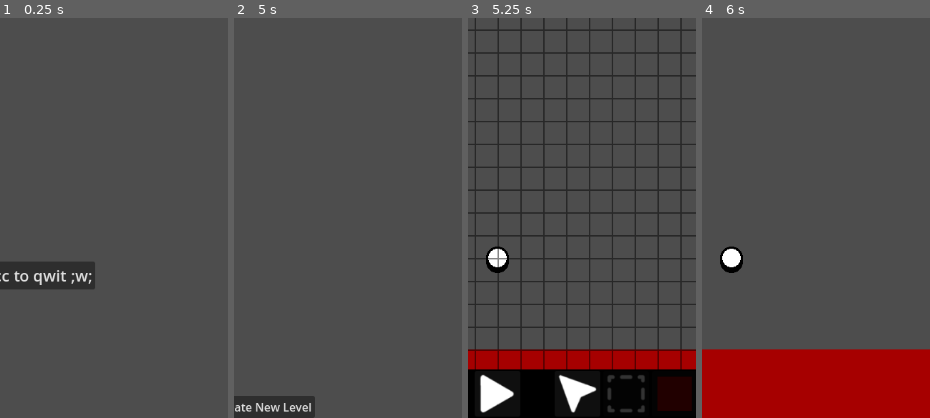
Above: before the commit, frames 1-4 (left to right).
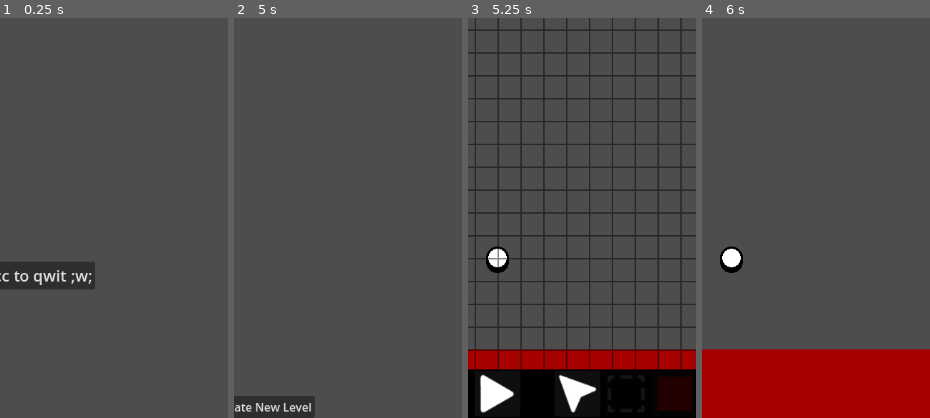
Above: after the commit, the same moments.

Repository: SelfMadeSystem/UniGolf
Game: Godot game, scene res://scenes/MainMenu.tscn
Same seed, same stepped clock (60 frames per second), same inputs: the game is played once before the commit and once after it.
Inputs (mouse positions are % of the whole screen's width and height, from its top left):
- Up to frame 1 (0.25 s): no input
- Up to frame 2 (5 s): click "Cwicc to pway ^w^" at 0.5 s; click "Your Levels" at 1.25 s; click "Your Levels" at 2 s; click "Your Levels" at 2.75 s; click "x" at 3.5 s; click "Cwicc to opwen editow~ OwO" at 4.25 s
- Up to frame 3 (5.25 s): click "Create New Level" at 5 s
- Up to frame 4 (6 s): click (50, 97) at 5.75 s
The pictures show only the part of the screen within x 44-93%, y 50-100%; the shares and areas given below are measured in that part.

Frames 1-2 are identical in both runs. In frame 3, 0.2% of the frame differs, in the area x 61-78%, y 89-99%; in frame 4, nothing differs.
Error in both runs: Out of bounds get index '0' (on base: 'Array[Dictionary]') (res://scripts/map_pack.gd:30)

Commit message:
Started adding drag select

Diff:
--- a/prefabs/node_editor.tscn
+++ b/prefabs/node_editor.tscn
@@ -254,6 +254,7 @@
 custom_minimum_size = Vector2(64, 64)
 layout_mode = 2
 mouse_default_cursor_shape = 2
+disabled = true
 icon = ExtResource("11_0yhnq")
 icon_alignment = 1
 expand_icon = true
--- a/scripts/node_editor.gd
+++ b/scripts/node_editor.gd
@@ -78,6 +78,17 @@
 		else:
 			next_node = null
 
+func set_line(rect: Rect2):
+	$Line.points = [
+		rect.position,
+		Vector2(rect.position.x, rect.end.y),
+		rect.end,
+		Vector2(rect.end.x, rect.position.y),
+		rect.position
+	]
+	($Line.material as ShaderMaterial).set_shader_parameter("pos", rect.position);
+	($Line.material as ShaderMaterial).set_shader_parameter("end", rect.end);
+
 func reposition_elements():
 	if !editing_node:
 		vanish_elements()
@@ -90,15 +101,7 @@
 	$Rotate.visible = editing_node.get("flipped") != null
 	$Copy.position = Vector2(rect.position.x, rect.end.y).clamp(min, max)
 	$Resize.position = rect.end.clamp(min, max)
-	$Line.points = [
-		rect.position,
-		Vector2(rect.position.x, rect.end.y),
-		rect.end,
-		Vector2(rect.end.x, rect.position.y),
-		rect.position
-	]
-	($Line.material as ShaderMaterial).set_shader_parameter("pos", rect.position);
-	($Line.material as ShaderMaterial).set_shader_parameter("end", rect.end);
+	set_line(rect)
 
 func vanish_elements():
 	$Trash.position = -Vector2.ONE * 69420
@@ -184,6 +187,9 @@
 var og_size = Vector2.ZERO
 var og_pos = Vector2.ZERO
 
+var drag_start = Vector2.ZERO
+var dragging = false
+
 func set_mouse_pos(pos: Vector2):
 	mouse_pos = pos
 	og_size = Vector2(editing_node.width, editing_node.height)
@@ -193,6 +199,10 @@
 	if event is InputEventMouseButton:
 		if !event.pressed:
 			button_pressed = ButtonEnum.NONE
+			dragging = false
+			match current_action:
+				ActionEnum.SELECT:
+					$Line.points = []
 		elif button_pressed == ButtonEnum.NONE:
 			proceed_to_edit_node(null)
 			if !GameInfo.editing:
@@ -210,8 +220,18 @@
 						actually_proceed_to_edit_node(node)
 						button_pressed = ButtonEnum.NODE
 						set_mouse_pos(event.position)
+					ActionEnum.SELECT:
+						drag_start = event.position
+						dragging = true
 			f.call_deferred()
 	elif event is InputEventMouseMotion:
+		if dragging && current_action == ActionEnum.SELECT:
+			var a = drag_start
+			var b = event.position
+			var mi = Vector2(min(a.x, b.x), min(a.y, b.y))
+			var ma = Vector2(max(a.x, b.x), max(a.y, b.y))
+			set_line(Rect2(mi, ma - mi))
+			return
 		if button_pressed < 0:
 			return
 		if editing_node == null:
